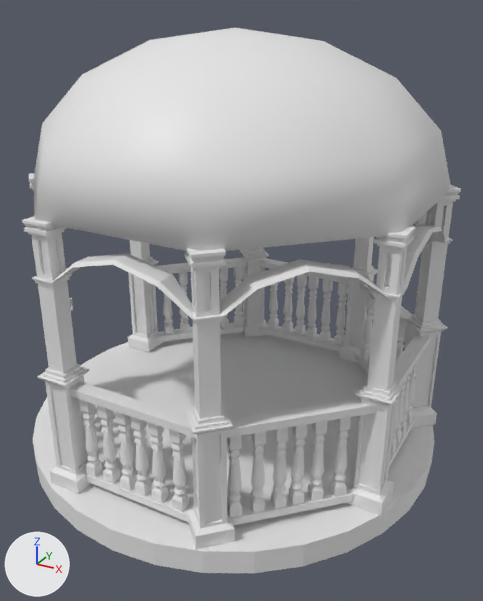
A saved change to the FBX model Niccolò/Assets/Models/Giardini/Palchetto.fbx.
Before and after are seen from a 50 mm lens placed at (4.41, -7.96, 6.21), pointed at (0.16, -0.22, 2.34). Every picture has the same lights, and +X, +Y and +Z are marked at lower left. Where no turn or scale is listed for an object, it has been applied to the vertices. Vertices at the same position are counted once.
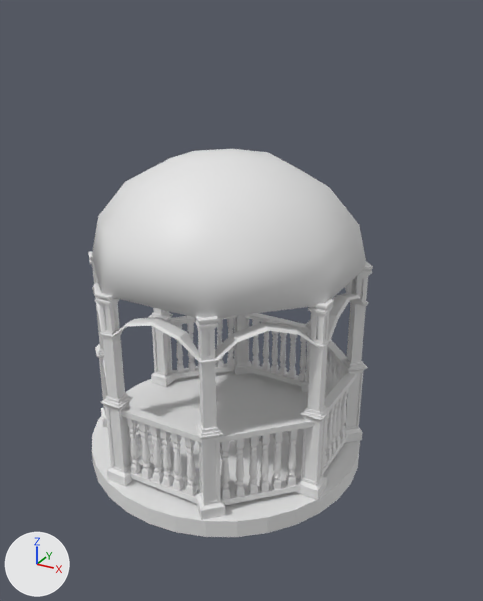
Where the newer file only moved an object's origin or applied its transform, the numbers keep the older frame.

The edits, one by one:
me_sphere has 66 vertices, 72 faces and spans x -2.68..2.68, y -2.68..2.68, z -0.01..1.99.
me_sphere is used by ob_sphere; location (-0.06, 0.0, 3.98).
me_sphere part 1: the whole mesh is scaled about its middle by (0.66, 0.66, 0.757), then moved by (0.1, -0.45, -1.21).
me_cube has 11224 vertices, 9671 faces and spans x -1.9..3.9, y -0.24..5.56, z -0.13..3.54.
me_cube is used by ob_cube; location (-1.06, -2.67, 0.48).
me_cube part 3: the whole mesh is scaled about the mesh origin by (0.66, 0.66, 0.757).
me_cylinder has 64 vertices, 34 faces and spans x -3.09..3.09, y -3.09..3.09, z -0.17..0.17.
me_cylinder is used by ob_cylinder; location (-0.08, -0.03, 0.18).
me_cylinder part 2: the whole mesh is scaled about its middle by (0.66, 0.66, 0.757).
Object 'Cube' (ob_cube) moves from (-1.06, -2.67, 0.48) to (-0.61, -2.21, 0.35).
Object 'Cylinder' (ob_cylinder) moves from (-0.08, -0.03, 0.18) to (0.03, -0.47, 0.13).

Changed parts and their boxes (x1, y1, x2, y2) in the pictures (483 x 601 px):
'Sphere', mesh rescaled (34% narrower, 24% shorter): before (34, 28, 451, 251); after (92, 149, 367, 318)
'Cube', mesh rescaled, moved (35% narrower, 29% shorter): before (22, 173, 461, 549); after (88, 252, 373, 520)
'Cylinder', mesh rescaled, moved (33% narrower, 30% shorter): before (33, 327, 434, 573); after (92, 364, 360, 537)
